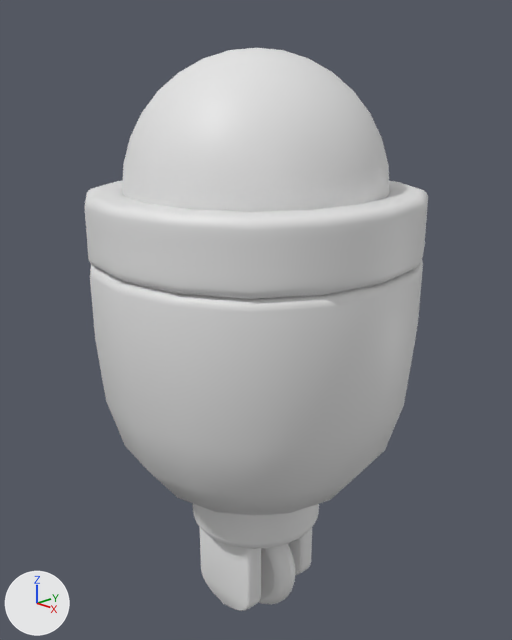
An edit to the Blender file untitled.proyectofinal.blend, drawn before and after from the same camera.
Both versions are drawn from a camera (50 mm lens) standing at (2.87, -2.7, 3.13) and looking at (-0.04, 0.04, 1.82). Every picture has the same lights, and +X, +Y and +Z are marked at lower left.
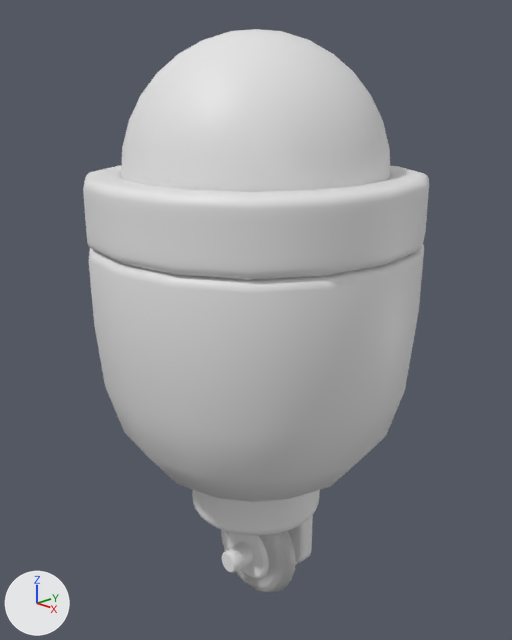
Pixel boxes [x1, y1, x2, y2] of what changed, in the pictures (512 x 640 px):
```json
{"object": "Cube", "change": "moved", "before": [90, 260, 423, 515], "after": [89, 245, 424, 502]}
{"object": "Sphere", "change": "moved", "before": [122, 48, 390, 212], "after": [121, 29, 391, 192]}
{"object": "Cube.001", "change": "moved", "before": [84, 180, 428, 299], "after": [83, 165, 429, 280]}
{"object": "Cylinder", "change": "moved", "before": [193, 504, 319, 549], "after": [192, 489, 320, 536]}
{"object": "Plane", "change": "deleted", "before": [200, 528, 261, 611]}
{"object": "Cylinder.002", "change": "moved", "before": [259, 543, 296, 605], "after": [221, 530, 296, 593]}
{"object": "Cylinder.004", "change": "added", "after": [227, 532, 269, 579]}
{"object": "Plane.001", "change": "moved", "before": [288, 528, 312, 575], "after": [288, 514, 313, 564]}
{"object": "Cylinder.001", "change": "moved", "after": [221, 542, 253, 572], "on screen": "not visible before"}
```

Scene script edits in JSON lines:
```json
{"block": "me_cube", "where": "me_cube.from_pydata(...)  # 8 vertices, 5 faces; spans x -1.0..1.0, y -1.0..1.0, z -1.0..0.63"}
{"block": "me_cube", "where": "# used by ob_cube; location = (0.0, 0.0, 1.6)"}
{"block": "me_cube", "change": "me_cube part 1: the whole mesh is moved by (0.0, 0.0, 1.42)"}
{"op": "set", "path": "ob_cube.location", "old": "(0.0, 0.0, 1.6)", "new": "(0.0, 0.0, 0.273)"}
{"op": "set", "path": "ob_cube_001.location", "old": "(0.0, 0.0, 0.0)", "new": "(0.0, 0.0, 1.415)"}
{"op": "set", "path": "ob_sphere.location", "old": "(0.0, 0.0, 1.0)", "new": "(0.0, 0.0, 2.415)"}
{"op": "remove", "block": "ob_plane", "code": ["ob_plane = bpy.data.objects.new('Plane', me_plane)", "ob_plane.location = (0.0, -0.169, 0.376)", "ob_plane.rotation_euler = (1.571, 0.0, 0.0)  # degrees (90, 0, 0)", "ob_plane.scale = (0.682, 0.406, 0.82)", "_m = ob_plane.modifiers.new('Solidify', 'SOLIDIFY')", "_m.thickness = 0.14", "_m = ob_plane.modifiers.new('Bevel', 'BEVEL')", "_m.width = 0.03", "_m.width_pct = 0.03", "_m.segments = 3"]}
{"op": "add", "block": "ob_cylinder", "code": "ob_cylinder.parent = ob_cube"}
{"op": "set", "path": "ob_cylinder.location", "old": "(0.0, 0.0, 1.094)", "new": "(0.0, 0.0, 0.909)"}
{"op": "add", "block": "ob_cylinder_002", "code": "ob_cylinder_002.parent = ob_cube"}
{"op": "set", "path": "ob_cylinder_002.location", "old": "(0.0, 0.00905, 0.206)", "new": "(0.0, 0.00905, 0.0212)"}
{"op": "add", "block": "ob_plane_001", "code": "ob_plane_001.parent = ob_cube"}
{"op": "set", "path": "ob_plane_001.location", "old": "(0.0, 0.308, 0.376)", "new": "(0.0, 0.308, 0.191)"}
{"op": "add", "block": "ob_cylinder_004", "code": ["ob_cylinder_004 = bpy.data.objects.new('Cylinder.004', me_cylinder_002.copy())  # the mesh of ob_cylinder_002", "ob_cylinder_004.parent = ob_cube", "ob_cylinder_004.location = (0.0, 0.00905, 0.0212)", "ob_cylinder_004.rotation_euler = (-1.571, 0.0, 0.0)  # degrees (-90, 0, 0)", "ob_cylinder_004.scale = (-0.848, -0.825, -1.83)", "_m = ob_cylinder_004.modifiers.new('Bevel', 'BEVEL')", "_m.width = 1.22", "_m.width_pct = 1.22", "_m.segments = 5"]}
```
